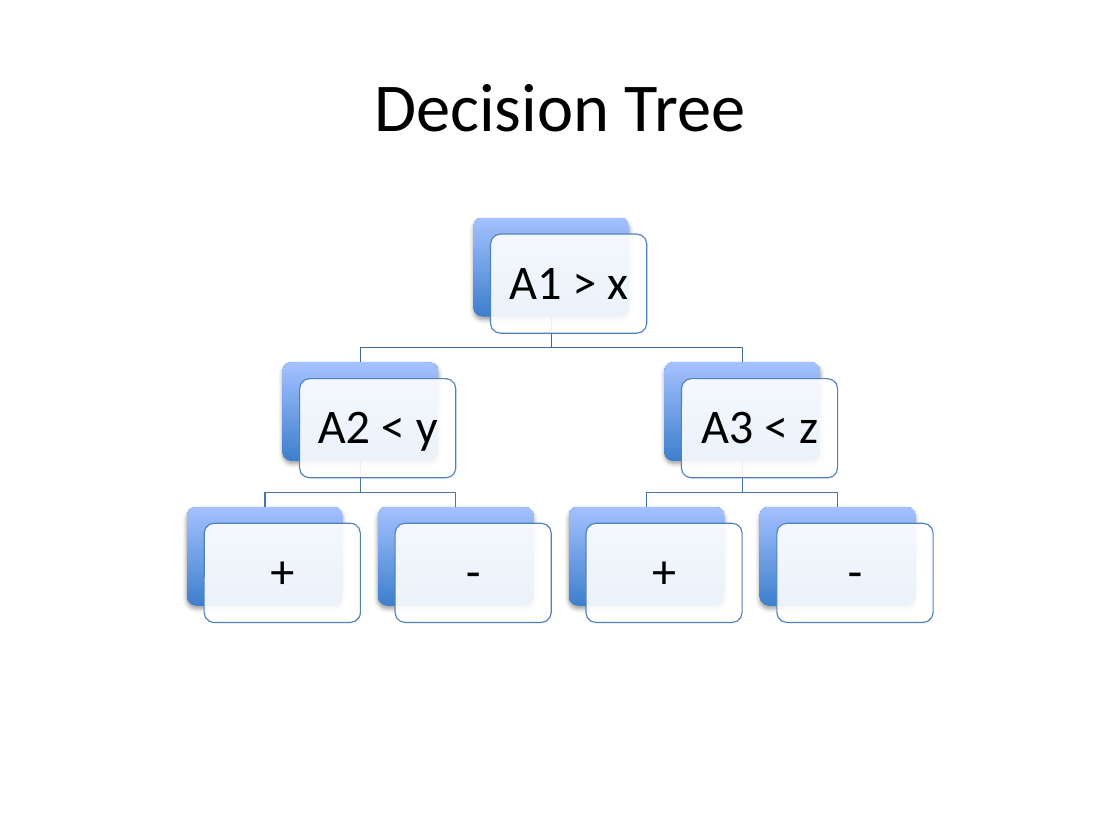
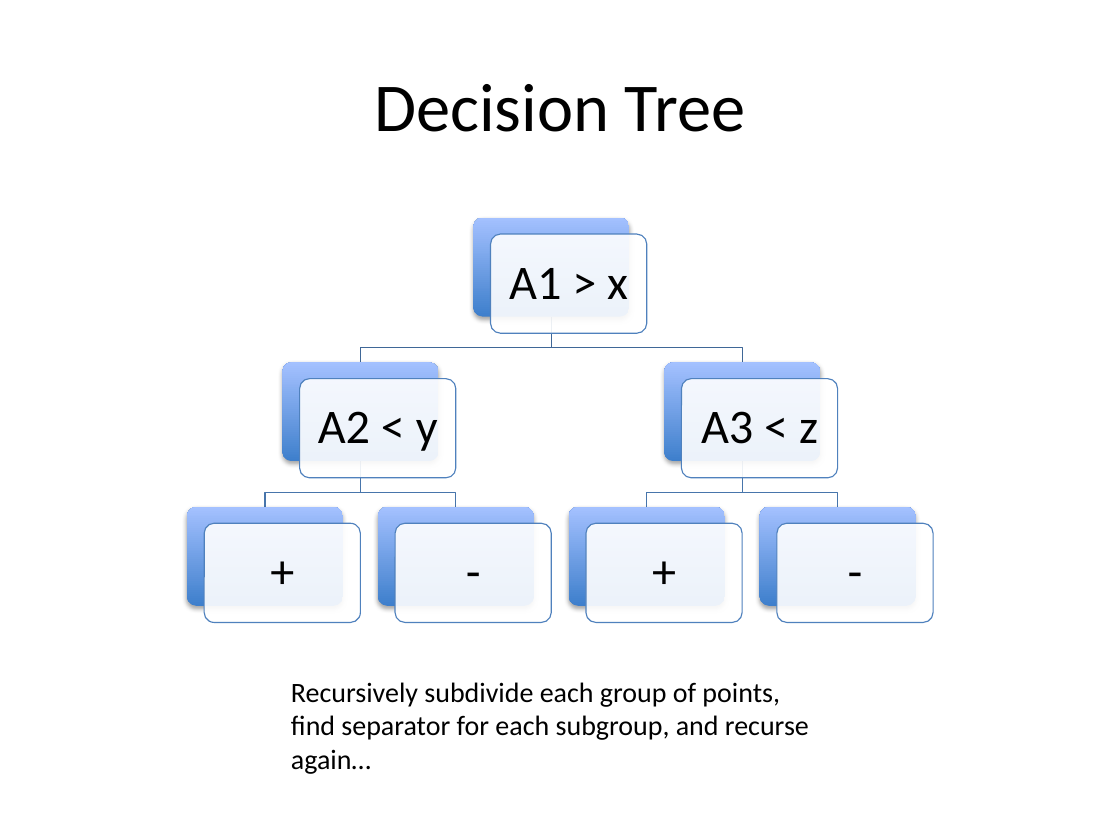
Before and after one commit to mitdbg/asciiclass, a slide deck: slide 5 of lectures/lec6/lec6.pptx. Drawn at 1120x840 pixels with LibreOffice and Linux fonts; fonts in the diff are those of the drawing. Boxes give left, top, right and bottom in pixels: in the first picture for what was removed or moved away, otherwise in the second. Text is boxed around its words. In the diff, an @@ line names an element or a change of style, - is before the commit and + after.

```diff
--- a/lectures/lec6/lec6.pptx
+++ b/lectures/lec6/lec6.pptx
@@ text added at bbox=[291, 682, 809, 774], 18 pt, text #000000 @@
+Recursively subdivide each group of points, find separator for each subgroup, and recurse again…
```
Also in this commit, not shown: 1 other slide changed, 2 other files.
